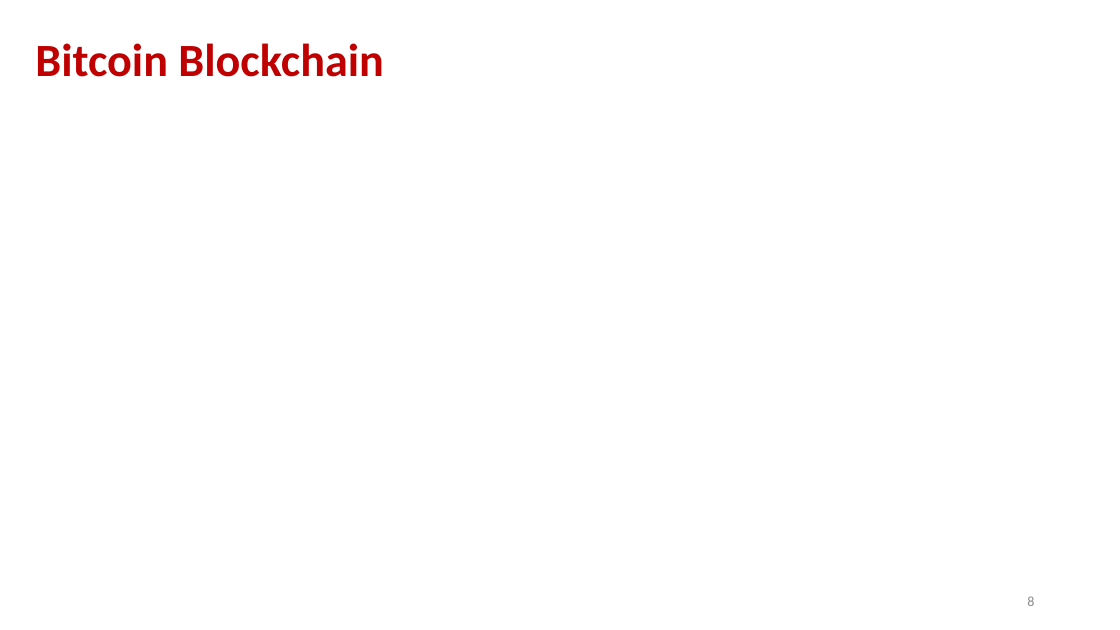
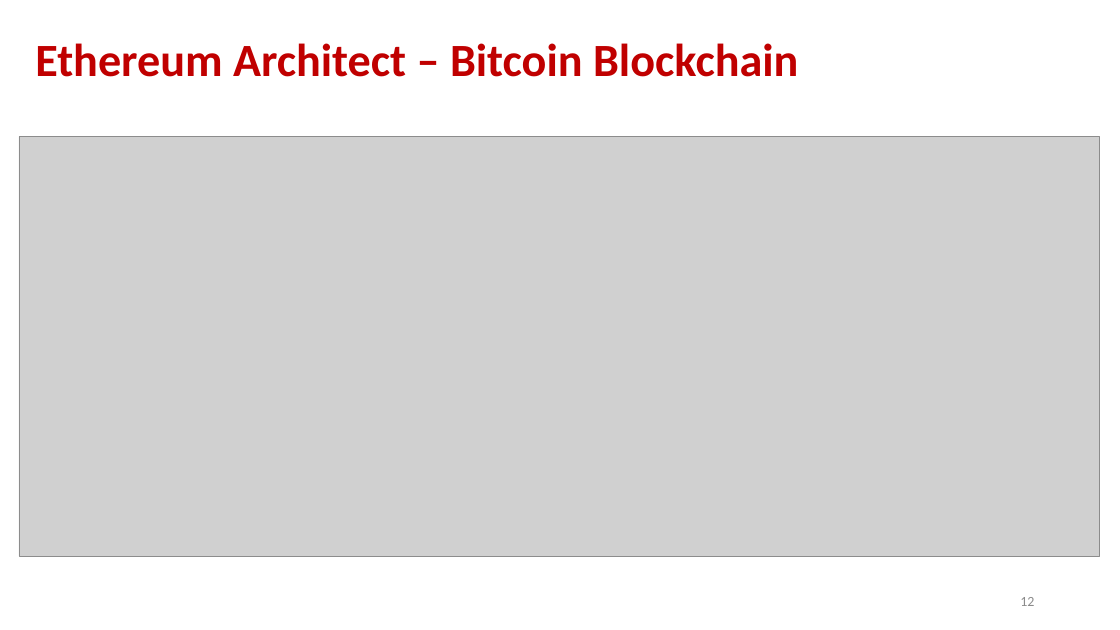
Before and after one commit to andyplusplus/blockchain, a slide deck: slide 12 of how_bitcoin_works_2/bc_1_blockChain.pptx (slide 8 before the commit). Drawn at 1120x630 pixels with LibreOffice and Linux fonts; fonts in the diff are those of the drawing; grey boxes stand for pictures; background and template pictures are left out. Boxes give left, top, right and bottom in pixels: in the first picture for what was removed or moved away, otherwise in the second. Text is boxed around its words. In the diff, an @@ line names an element or a change of style, - is before the commit and + after.

```diff
--- a/how_bitcoin_works_2/bc_1_blockChain.pptx
+++ b/how_bitcoin_works_2/bc_1_blockChain.pptx
@@ title at [35,43,798,77]: text changed @@
-Bitcoin Blockchain
+Ethereum Architect – Bitcoin Blockchain
@@ picture added at [19,137,1100,556] @@
@@ page number at [1020,597,1034,606]: text changed @@
-8
+12
```
Also in this commit, not shown: 5 other slides changed, 15 slides added, 2 slides removed, 2 other files.
